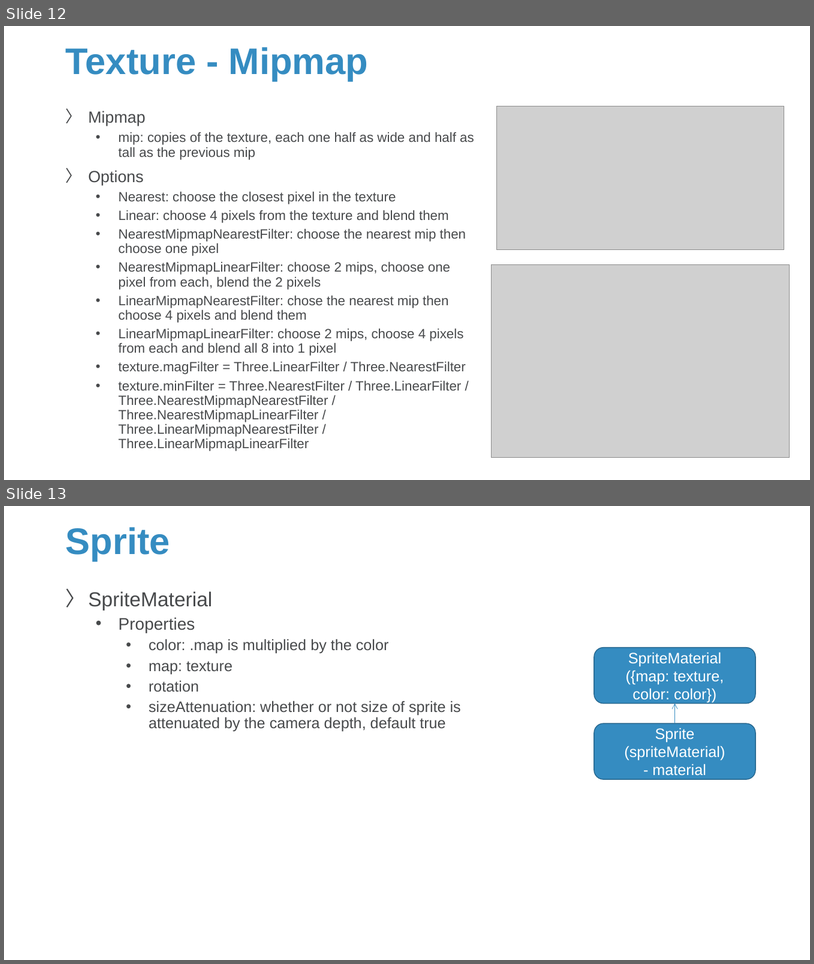
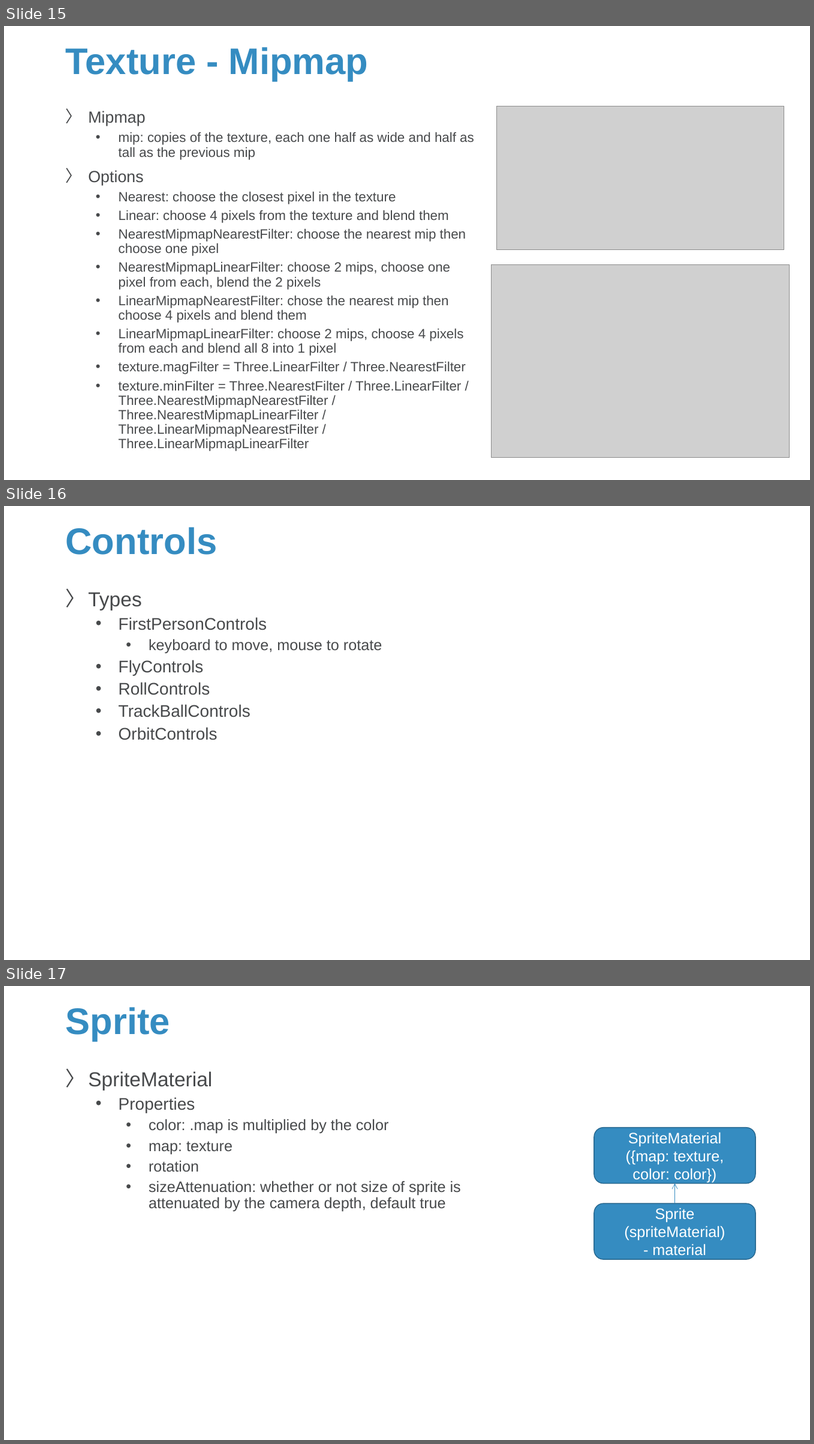
Before and after one commit to Sparks-Lu/TechNotes, a slide deck: Web/ThreeJS-Notes.pptx. Shown one above the other, each under a label of ours: slides 12 and 13 before the commit, slides 15, 16 and 17 after it. The pictures are 814x964 and 814x1444 pixels, drawn with LibreOffice and Linux fonts; fonts in the diff are those of the drawing; grey boxes stand for pictures; background and template pictures are left out. Boxes give left, top, right and bottom in pixels: in the first picture for what was removed or moved away, otherwise in the second. Text is boxed around its words. In the diff, an @@ line names an element or a change of style, - is before the commit and + after.

```diff
--- a/Web/ThreeJS-Notes.pptx
+++ b/Web/ThreeJS-Notes.pptx
@@ slide 16 added at [4,506,810,960], background picture (left out) @@
@@ title added at [65,527,217,555], 44 pt, text #358CC1, bold @@
+Controls
@@ text added at [88,592,382,740], 20 pt, text #47494B @@
+〉 Types
+  • FirstPersonControls
+    • keyboard to move, mouse to rotate
+  • FlyControls
+  • RollControls
+  • TrackBallControls
+  • OrbitControls
@@ what was slide 12 is now slide 15 @@
@@ what was slide 13 is now slide 17 @@
```
Also in this commit, not shown: 4 slides changed, 3 other slides added, 10 other files.
